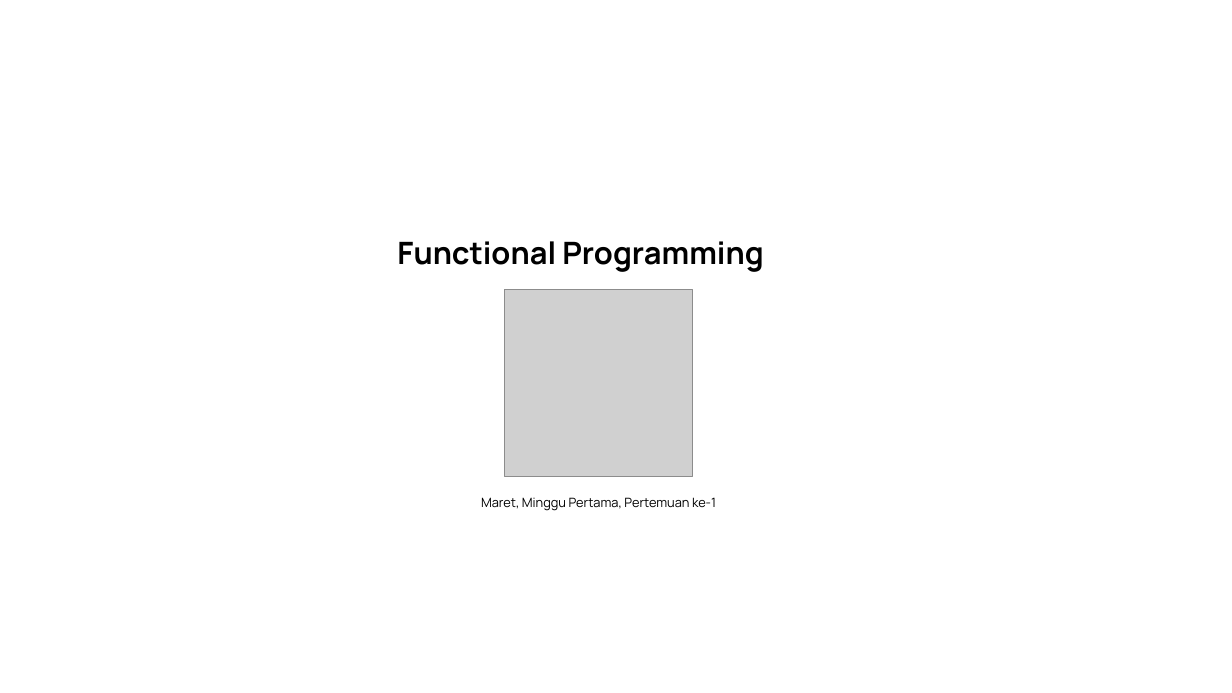
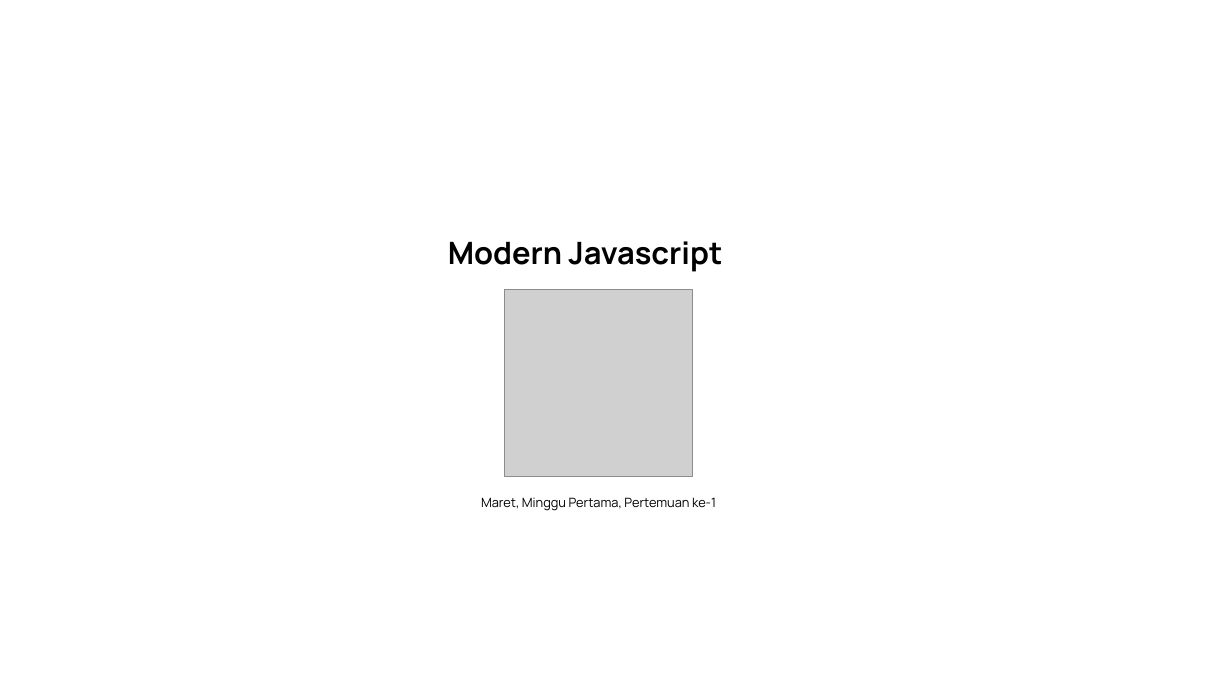
Before and after one commit to saddam-satria/learning-material, a slide deck: slide 1 of march/week-1/meeting-2/PPT.pptx. Drawn at 1232x693 pixels with LibreOffice and Linux fonts; fonts in the diff are those of the drawing; grey boxes stand for pictures. Boxes give left, top, right and bottom in pixels: in the first picture for what was removed or moved away, otherwise in the second. Text is boxed around its words. In the diff, an @@ line names an element or a change of style, - is before the commit and + after.

```diff
--- a/march/week-1/meeting-2/PPT.pptx
+++ b/march/week-1/meeting-2/PPT.pptx
@@ text at <box>448,241,722,272</box>: text changed @@
-Functional Programming
+Modern Javascript
```
Also in this commit, not shown: 1 other slide changed, 1 slide added, 2 other files.
